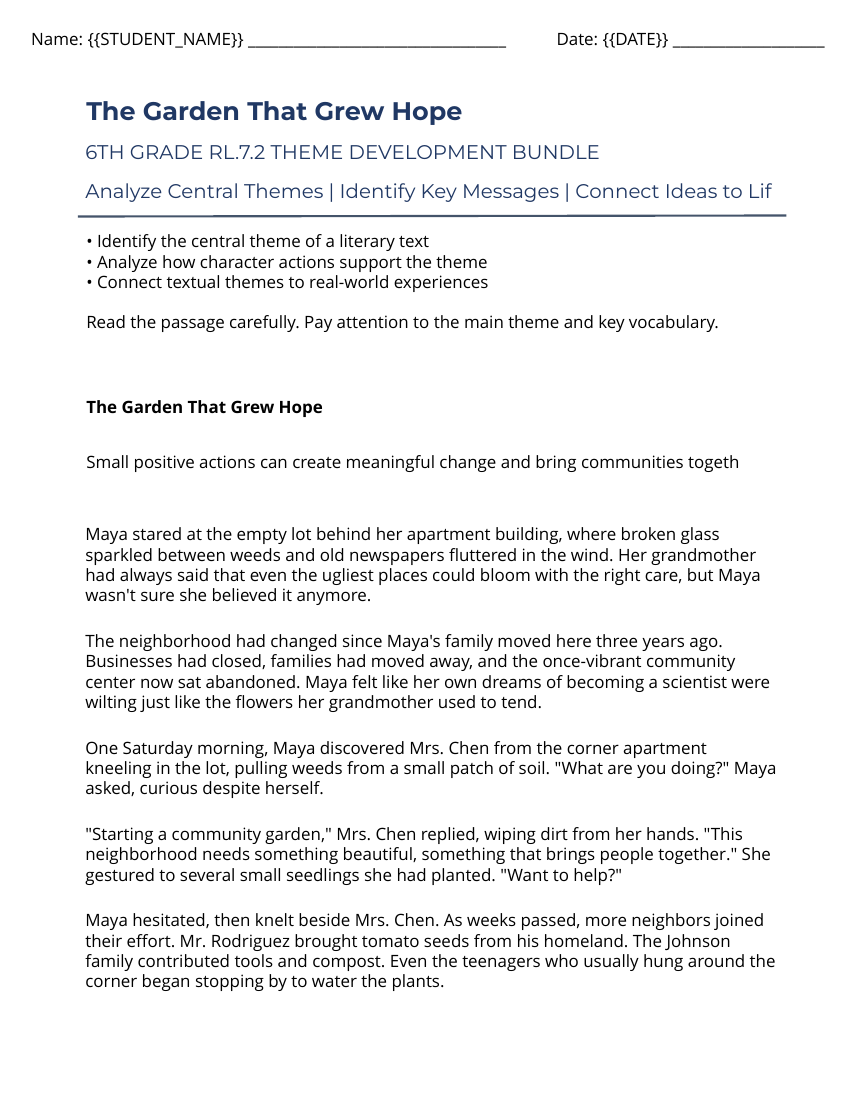
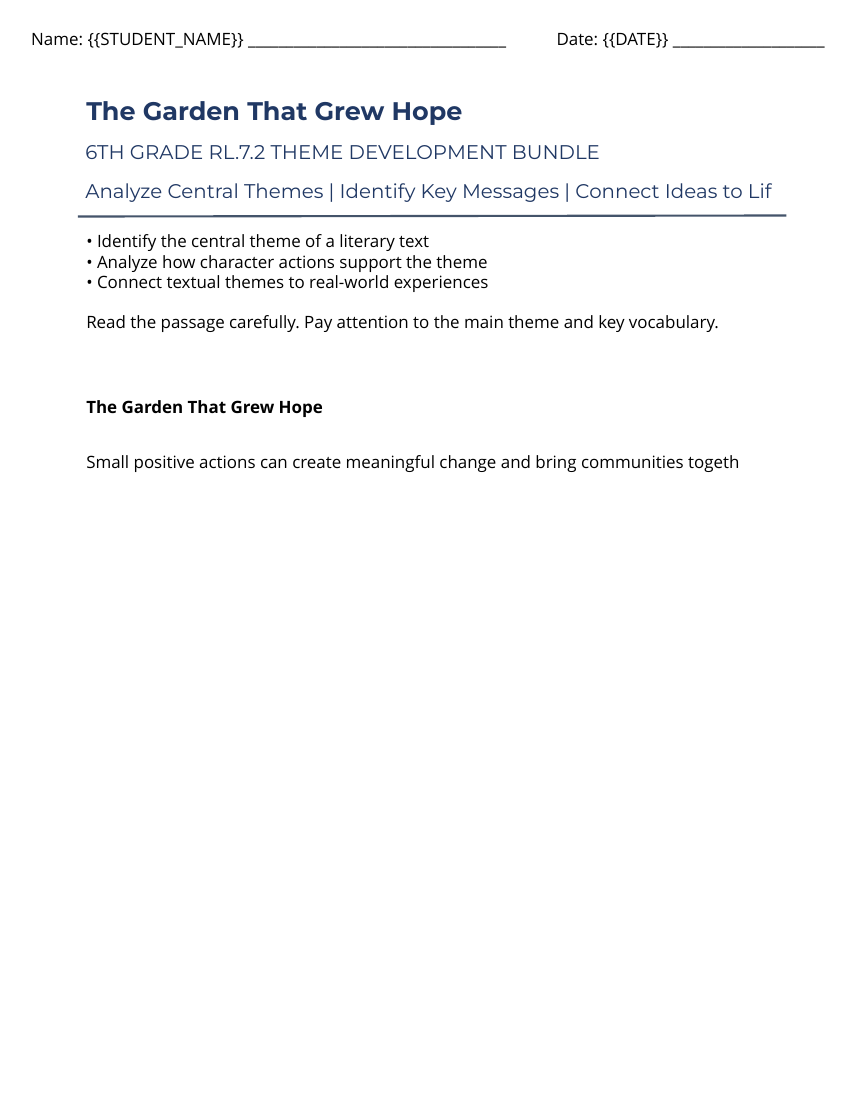
Before and after one commit to buttmazhar844-lang/rbb_engine_backend, a slide deck: slide 1 of rbb-drive/product_5/anchor_reading_passage.pptx. Drawn at 865x1120 pixels with LibreOffice and Linux fonts; fonts in the diff are those of the drawing; background and template pictures are left out. Boxes give left, top, right and bottom in pixels: in the first picture for what was removed or moved away, otherwise in the second. Text is boxed around its words. In the diff, an @@ line names an element or a change of style, - is before the commit and + after.

```diff
--- a/rbb-drive/product_5/anchor_reading_passage.pptx
+++ b/rbb-drive/product_5/anchor_reading_passage.pptx
@@ text removed at [85,527,777,991] @@
-Maya stared at the empty lot behind her apartment building, where broken glass sparkled between weeds and old newspapers fluttered in the wind. Her grandmother had always said that even the ugliest places could bloom with the right care, but Maya wasn't sure she believed it anymore.
-The neighborhood had changed since Maya's family moved here three years ago. Businesses had closed, families had moved away, and the once-vibrant community center now sat abandoned. Maya felt like her own dreams of becoming a scientist were wilting just like the flowers her grandmother used to tend.
-One Saturday morning, Maya discovered Mrs. Chen from the corner apartment kneeling in the lot, pulling weeds from a small patch of soil. "What are you doing?" Maya asked, curious despite herself.
-"Starting a community garden," Mrs. Chen replied, wiping dirt from her hands. "This neighborhood needs something beautiful, something that brings people together." She gestured to several small seedlings she had planted. "Want to help?"
-Maya hesitated, then knelt beside Mrs. Chen. As weeks passed, more neighbors joined their effort. Mr. Rodriguez brought tomato seeds from his homeland. The Johnson family contributed tools and compost. Even the teenagers who usually hung around the corner began stopping by to water the plants.
```
Also in this commit, not shown: 2 slides added, 2 slides removed, 7 other files.
